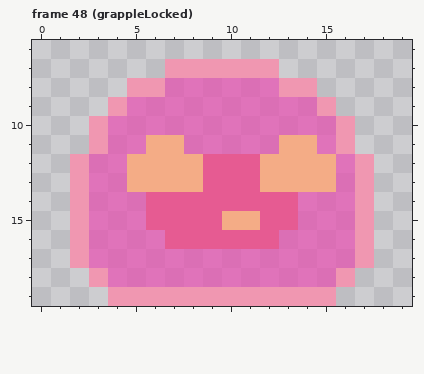
Pixel-art file -- Assets/Art/Player/slime.aseprite. The picture above is the old version.
20x20 pixels, 56 frames. Shown: frame 48 (grappleLocked): x 0..19, y 6..19. The commit also changed other frames, which this record leaves out.
New version:
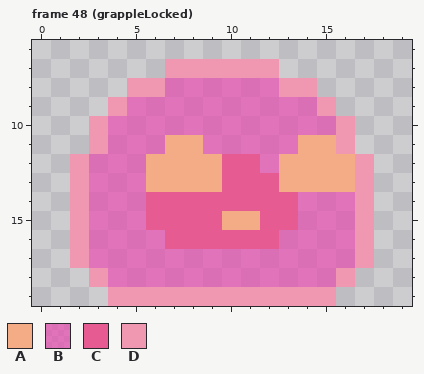
Palette (. is transparent): A #f4ac86  B #e84db0b3  C #e65b92  D #f097b1
Log entry: update slime grapple locked anim again and remove mushroom read only controller
From old to new:
Changed rows in their new state; - is an unchanged pixel.
Frame 48 (grappleLocked), layer "face":
first column x 5:
11 -B-A----B-A-
12 B---A--B---A
13 B---A--C---A
